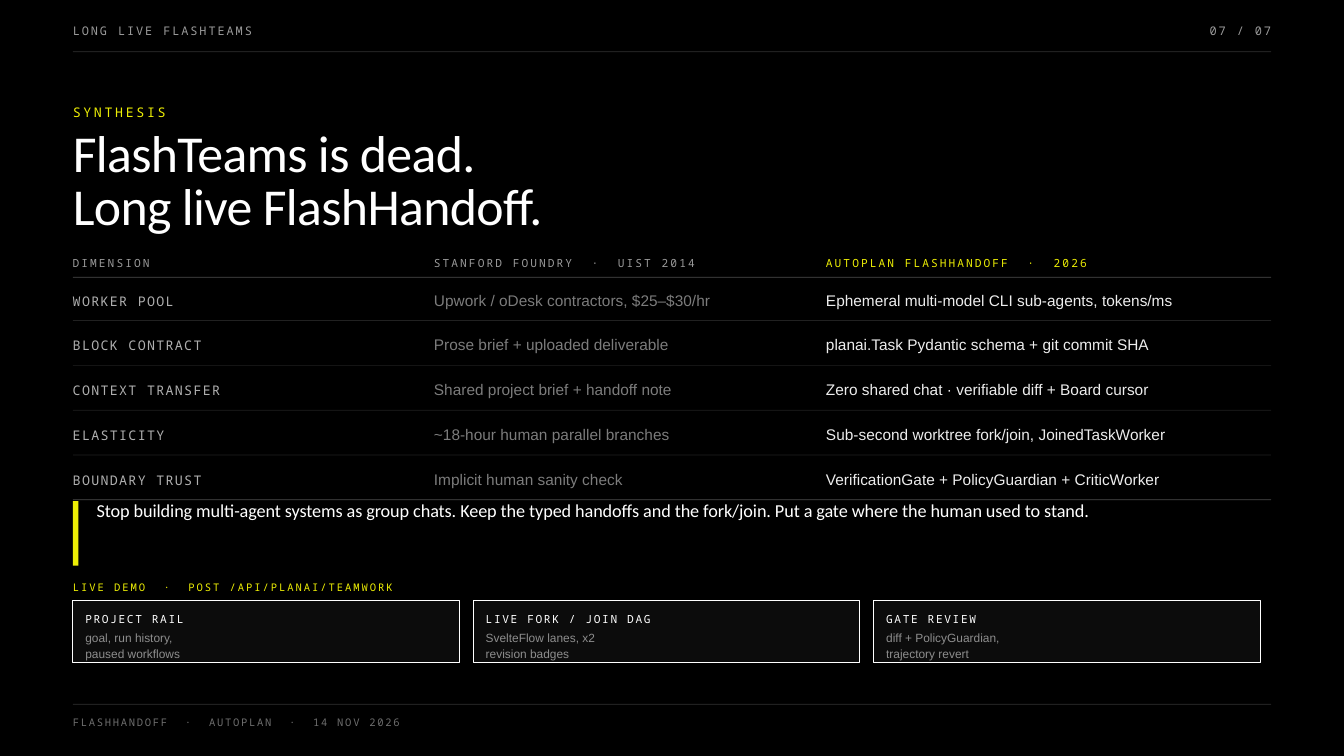
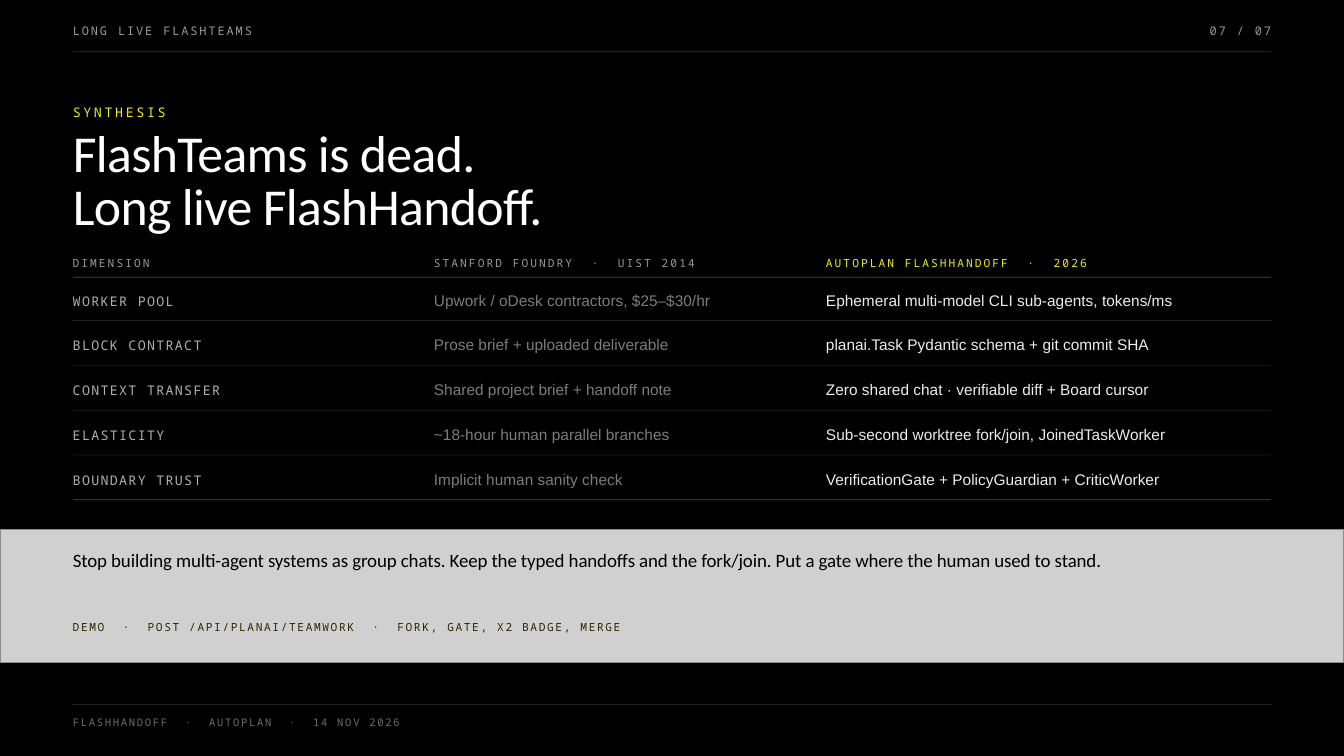
Before and after one commit to maceip/autoplan, a slide deck: slide 7 of preso/FlashHandoff.pptx. Drawn at 1344x756 pixels with LibreOffice and Linux fonts; fonts in the diff are those of the drawing; grey boxes stand for pictures. Boxes give left, top, right and bottom in pixels: in the first picture for what was removed or moved away, otherwise in the second. Text is boxed around its words. In the diff, an @@ line names an element or a change of style, - is before the commit and + after.

```diff
--- a/preso/FlashHandoff.pptx
+++ b/preso/FlashHandoff.pptx
@@ rectangle removed at bbox=[73, 501, 79, 566] @@
@@ picture added at bbox=[0, 529, 1344, 662] @@
@@ text "Stop building multi-agent systems as ...": place and size @@
-text "Stop building multi-agent systems as ..." at bbox=[97, 504, 1089, 520]
+text "Stop building multi-agent systems as ..." at bbox=[73, 554, 1101, 571]
@@ text "Stop building multi-agent systems as ..." at bbox=[73, 554, 1101, 571]: size 13 to 13.5 pt, text colour #FFFFFF to #000000; line spacing 16.4pt to 16.7pt @@
@@ text at bbox=[73, 623, 620, 633]: text changed; size 7.5 to 8 pt; text colour #EDEE05 to #2A2800 @@
-LIVE DEMO · POST /API/PLANAI/TEAMWORK
+DEMO · POST /API/PLANAI/TEAMWORK · FORK, GATE, X2 BADGE, MERGE
@@ rectangle removed at bbox=[73, 601, 459, 662] @@
@@ text removed at bbox=[85, 615, 184, 623] @@
-PROJECT RAIL
@@ rectangle removed at bbox=[473, 601, 859, 662] @@
@@ text removed at bbox=[486, 615, 650, 623] @@
-LIVE FORK / JOIN DAG
@@ rectangle removed at bbox=[874, 601, 1260, 662] @@
@@ text removed at bbox=[886, 615, 976, 623] @@
-GATE REVIEW
@@ text removed at bbox=[85, 633, 180, 660] @@
-goal, run history,
-paused workflows
@@ text removed at bbox=[486, 633, 595, 660] @@
-SvelteFlow lanes, x2
-revision badges
@@ text removed at bbox=[886, 633, 999, 660] @@
-diff + PolicyGuardian,
-trajectory revert
```
Also in this commit, not shown: 4 other slides changed, 35 other files.
